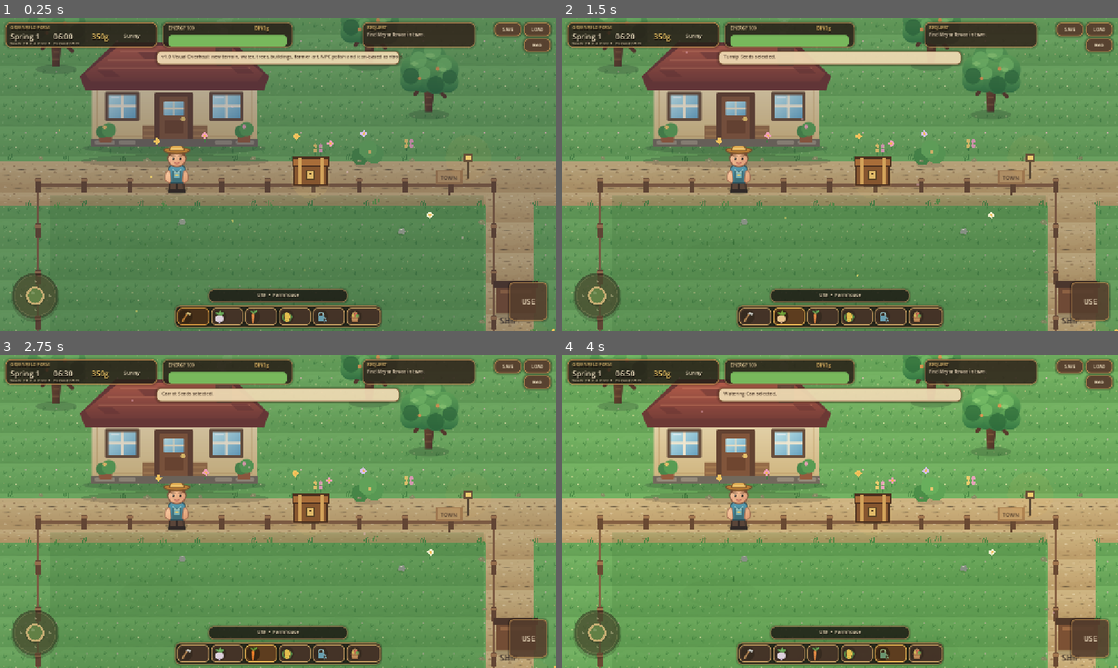
Above: before the commit, frames 1-4 (two rows, left to right).
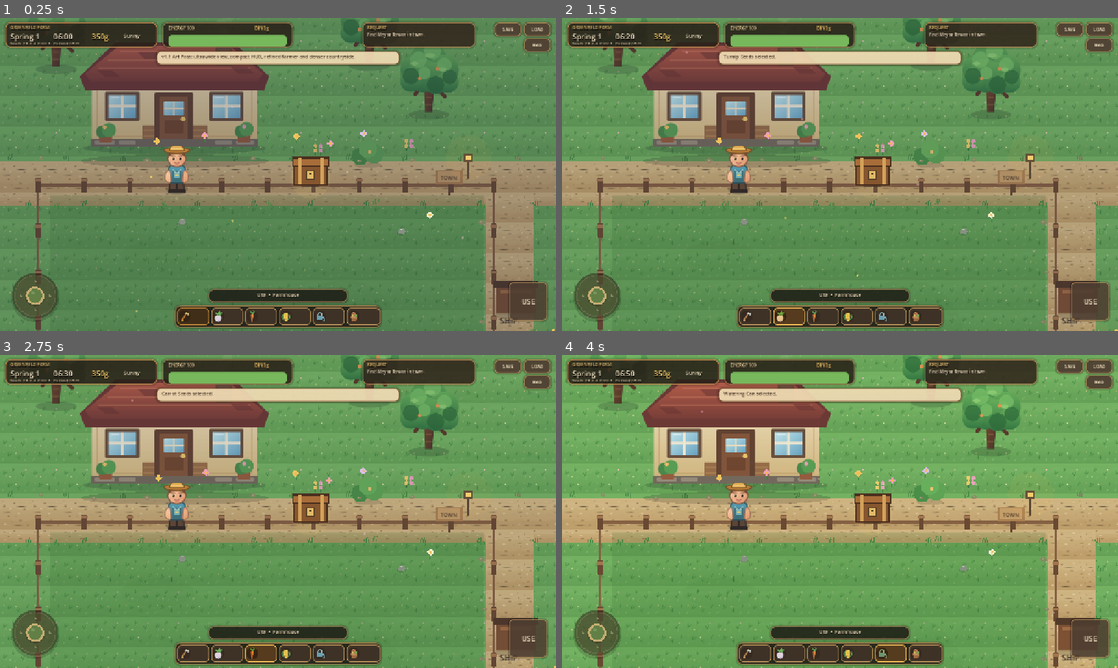
Above: after the commit, the same moments.

Repository: mohsenbigdeli/New
Game: Godot game, scene res://scenes/main.tscn
The game is run twice, just before and just after one commit, with the same random seed, the same clock (stepped at 60 frames per second) and the same inputs.
Inputs (mouse positions are in pixels of both pictures, inside the frame that each line leads up to):
- Up to frame 1 (0.25 s): no input
- Up to frame 2 (1.5 s): click (756, 315) at 0.52 s; click (789, 315) at 1.27 s
- Up to frame 3 (2.75 s): click (261, 652) at 2.02 s
- Up to frame 4 (4 s): click (856, 652) at 2.77 s; click (890, 652) at 3.52 s

The runs differ from the first frame. In frame 1, 0.6% of the frame differs, in the area x 30-99%, y 1-99%; in frame 2, 0.3%; in frame 3, 0.3%; in frame 4, 0.3%.

Commit message:
v1.1: tune visual skin for compact HUD

Diff:
--- a/greenfield-farm/scripts/main_v10.gd
+++ b/greenfield-farm/scripts/main_v10.gd
@@ -19,7 +19,7 @@
 	visual_polish.setup(farm)
 	visual_polish.set_active(interiors.active_room == "outside")
 	_apply_v10_ui_skin()
-	ui.show_message("v1.0 Visual Overhaul: new terrain, water, trees, buildings, farmer art, NPC polish and icon-based controls.")
+	ui.show_message("v1.1 Art Pass: ultrawide view, compact HUD, refined farmer and denser countryside.")
 
 func _set_room_state(room: String) -> void:
 	super._set_room_state(room)
@@ -27,19 +27,16 @@
 		visual_polish.set_active(room == "outside")
 
 func _apply_v10_ui_skin() -> void:
-	# Replace prototype hotbar letters with hand-drawn game icons.
 	var tool_count: int = mini(ui.tool_buttons.size(), TOOL_ICONS.size())
 	for i in range(tool_count):
 		var b: Button = ui.tool_buttons[i]
 		b.icon = TOOL_ICONS[i]
 		b.text = ""
 		b.expand_icon = false
-		b.add_theme_constant_override("icon_max_width", 34)
-		b.add_theme_stylebox_override("normal", _button_box(Color("#4c382bdd"), Color("#cda465"), 10, 2))
-		b.add_theme_stylebox_override("hover", _button_box(Color("#624735ee"), Color("#efd18d"), 10, 2))
-		b.add_theme_stylebox_override("pressed", _button_box(Color("#35271fee"), Color("#fff0b4"), 10, 3))
-
-	# Give all direct mobile/menu buttons a deeper, less prototype-looking surface.
+		b.add_theme_constant_override("icon_max_width", 29)
+		b.add_theme_stylebox_override("normal", _button_box(Color("#45362bdd"), Color("#b9915a"), 9, 2))
+		b.add_theme_stylebox_override("hover", _button_box(Color("#5a4535ee"), Color("#efd18d"), 9, 2))
+		b.add_theme_stylebox_override("pressed", _button_box(Color("#30261fee"), Color("#fff0b4"), 9, 3))
 	_reskin_buttons(ui)
 	_reskin_buttons(inventory_ui)
 	if animal_panel:
@@ -57,9 +54,9 @@
 		if child is Button:
 			var b: Button = child as Button
 			if not ui.tool_buttons.has(b):
-				b.add_theme_stylebox_override("normal", _button_box(Color("#59402fef"), Color("#b98b50"), 10, 2))
-				b.add_theme_stylebox_override("hover", _button_box(Color("#71523bec"), Color("#e0bb76"), 10, 2))
-				b.add_theme_stylebox_override("pressed", _button_box(Color("#3e2f26f2"), Color("#f4d795"), 10, 3))
+				b.add_theme_stylebox_override("normal", _button_box(Color("#514033e8"), Color("#ae8956"), 9, 2))
+				b.add_theme_stylebox_override("hover", _button_box(Color("#66503bec"), Color("#e0bb76"), 9, 2))
+				b.add_theme_stylebox_override("pressed", _button_box(Color("#392e27f2"), Color("#f4d795"), 9, 3))
 				b.add_theme_color_override("font_color", Color("#fff0d0"))
 				b.add_theme_color_override("font_hover_color", Color.WHITE)
 				b.add_theme_color_override("font_pressed_color", Color.WHITE)
@@ -74,6 +71,6 @@
 	s.corner_radius_top_right = radius
 	s.corner_radius_bottom_left = radius
 	s.corner_radius_bottom_right = radius
-	s.shadow_color = Color(0.05,0.03,0.02,0.38)
-	s.shadow_size = 5
+	s.shadow_color = Color(0.05,0.03,0.02,0.32)
+	s.shadow_size = 4
 	return s
